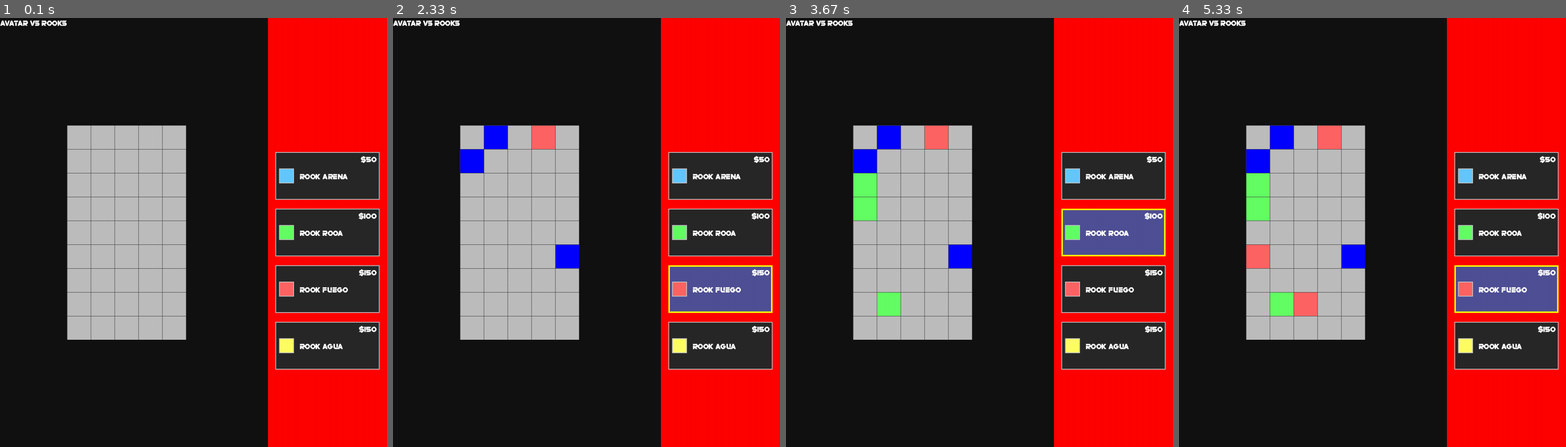
Above: before the commit, frames 1-4 (left to right).
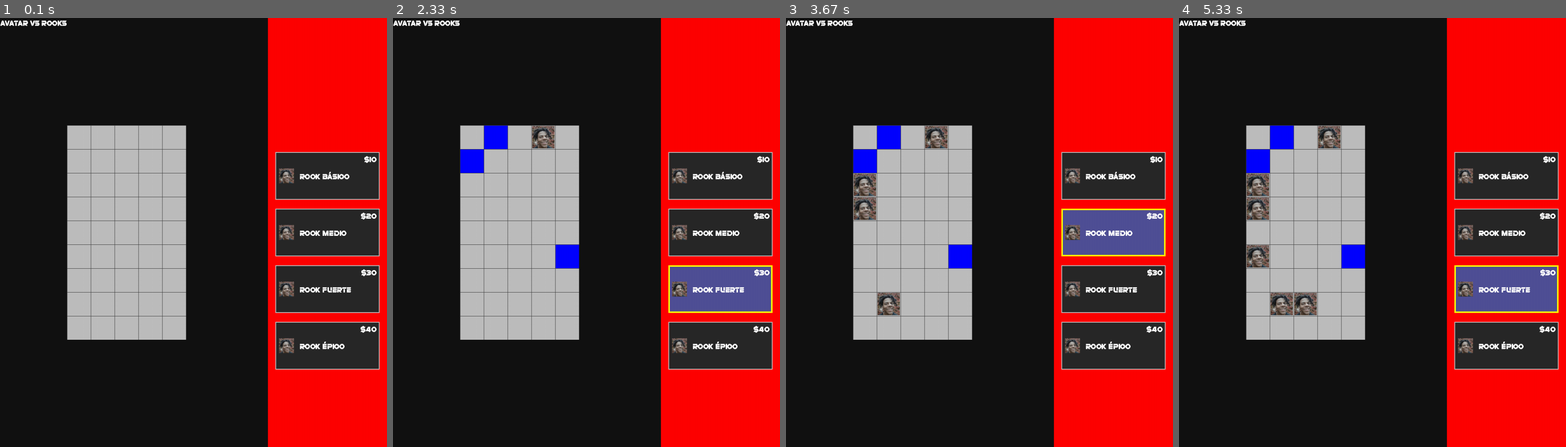
Above: after the commit, the same moments.

Repository: Otagoat14/AvatarVsRooksV2
Game: pygame game, started from Logica_juego.py
Two runs of this game, one before a commit and one after it. Both use one fixed random seed, a clock stepped at 60 frames per second and the inputs below.
Inputs (mouse positions are in pixels of both pictures, inside the frame that each line leads up to):
- Up to frame 1 (0.1 s): no input
- Up to frame 2 (2.33 s): click (571, 249) at 0.38 s; click (466, 168) at 0.72 s; click (729, 382) at 1.05 s; click (493, 146) at 1.38 s; click (687, 301) at 1.72 s; click (532, 142) at 2.08 s
- Up to frame 3 (3.67 s): click (1099, 223) at 2.55 s; click (855, 176) at 2.88 s; click (886, 309) at 3.22 s; click (867, 206) at 3.55 s
- Up to frame 4 (5.33 s): click (1476, 279) at 3.88 s; click (1252, 258) at 4.22 s; click (1507, 228) at 4.55 s; click (1484, 266) at 4.88 s; click (1295, 296) at 5.22 s

The runs differ from the first frame. In frame 1, 0.9% of the frame differs, in the area x 72-96%, y 32-79%; in frame 2, 1.2%; in frame 3, 2.2%; in frame 4, 2.9%, in the area x 17-96%, y 25-79%.

Commit message:
[ADD] colocar rooks con imagenes funcional

Diff:
--- a/Logica_juego.py
+++ b/Logica_juego.py
@@ -19,7 +19,7 @@
 VACIO = 0
 OCUPADA = 1
 
-#ROOKS PARA PRUEBAS
+# NUEVOS TIPOS DE ROOKS
 ROOK_TIPO_1 = 2
 ROOK_TIPO_2 = 3
 ROOK_TIPO_3 = 4
@@ -48,17 +48,56 @@
 ALTO_MAPA_CENTRADO = (pantalla.get_height() - ALTO) // 2
 
 titulo_juego = fuente_texto.render("Avatar vs rooks", False, "White")
-
-
 item_seleccionado = None
 
-# Esto ya lo cambiaremos con la logica de los rooks
+# Aquí cargamos las imágenes y las escalamos al tamaño de la celda
+def cargar_imagen_rook(ruta, tamaño):
+    try:
+        imagen = pygame.image.load(ruta)
+        # convert_alpha() optimiza la imagen y mantiene la transparencia
+        imagen = imagen.convert_alpha()
+        # Escalar al tamaño deseado
+        imagen = pygame.transform.scale(imagen, (tamaño, tamaño))
+        return imagen
+    except:
+        return None
+
+#Esto se cambiaria con la logica de los avatars
 rooks_info = [
-    {"precio": 50, "color": (100, 200, 255), "tipo": ROOK_TIPO_1, "nombre": "Rook Arena"},
-    {"precio": 100, "color": (100, 255, 100), "tipo": ROOK_TIPO_2, "nombre": "Rook Roca"},
-    {"precio": 150, "color": (255, 100, 100), "tipo": ROOK_TIPO_3, "nombre": "Rook Fuego"},
-    {"precio": 150, "color": (255, 255, 100), "tipo": ROOK_TIPO_4, "nombre": "Rook Agua"}
+    {
+        "precio": 10,
+        "color": (100, 200, 255),
+        "tipo": ROOK_TIPO_1,
+        "nombre": "Rook Básico",
+        "ruta_imagen": "Imagenes/rook1.jpg"
+    },
+    {
+        "precio": 20,
+        "color": (100, 255, 100),
+        "tipo": ROOK_TIPO_2,
+        "nombre": "Rook Medio",
+        "ruta_imagen": "Imagenes/rook2.jpg"
+    },
+    {
+        "precio": 30,
+        "color": (255, 100, 100),
+        "tipo": ROOK_TIPO_3,
+        "nombre": "Rook Fuerte",
+        "ruta_imagen": "Imagenes/rook3.jpg"
+    },
+    {
+        "precio": 40,
+        "color": (255, 255, 100),
+        "tipo": ROOK_TIPO_4,
+        "nombre": "Rook Épico",
+        "ruta_imagen": "Imagenes/rook4.jpg"
+    }
 ]
+
+
+for rook in rooks_info:
+    rook["imagen"] = cargar_imagen_rook(rook["ruta_imagen"], TAMAÑO_CELDA - 4)
+    rook["imagen_preview"] = cargar_imagen_rook(rook["ruta_imagen"], 40)
 
 #-------FUNCIONES PARA LA LOGICA---------
 def dibujar_matriz(pantalla):
@@ -67,21 +106,35 @@
             posicion_x = c * TAMAÑO_CELDA
             posicion_y = f * TAMAÑO_CELDA
 
-
             valor_celda = matriz[f][c]
 
+            # Primero dibujamos el fondo de la celda
             if valor_celda == VACIO:
                 color = CELDA_VACIA
             elif valor_celda == OCUPADA:
                 color = CELDA_OCUPADA
             else:
-
+                # Para las celdas con rooks, usamos un color neutro de fondo
+                color = CELDA_VACIA
+
+            pygame.draw.rect(pantalla, color, (posicion_x, posicion_y, TAMAÑO_CELDA, TAMAÑO_CELDA))
+
+            if valor_celda != VACIO and valor_celda != OCUPADA:
+                # buscar qué rook es
                 for rook in rooks_info:
                     if rook["tipo"] == valor_celda:
-                        color = rook["color"]
+                        # si tiene imagen la dibuja
+                        if rook["imagen"] is not None:
+                            # centrar la imagen en la celda
+                            img_x = posicion_x + 2
+                            img_y = posicion_y + 2
+                            pantalla.blit(rook["imagen"], (img_x, img_y))
+                        else:
+                            # si no se cargó la imagen dibujar el color de respaldo
+                            pygame.draw.rect(pantalla, rook["color"],
+                                           (posicion_x + 5, posicion_y + 5,
+                                            TAMAÑO_CELDA - 10, TAMAÑO_CELDA - 10))
                         break
-
-            pygame.draw.rect(pantalla, color, (posicion_x, posicion_y, TAMAÑO_CELDA, TAMAÑO_CELDA))
 
     #Lineas verticales
     for c in range(COLUMNAS + 1):
@@ -107,8 +160,6 @@
         y = inicio_y + i * (alto_cuadro_item + espaciado)
         rect = pygame.Rect(espacio_x, y, ancho_cuadro_item, alto_cuadro_item)
 
-
-        # Si este item está seleccionado se dibuja con un color diferente, esto es mas que visual que otra cosa
         if item_seleccionado == i:
             pygame.draw.rect(campo_tienda, (80, 80, 150), rect)
             pygame.draw.rect(campo_tienda, (255, 255, 0), rect, 4)
@@ -116,32 +167,34 @@
             pygame.draw.rect(campo_tienda, (40, 40, 40), rect)
             pygame.draw.rect(campo_tienda, (200, 200, 200), rect, 2)
 
-        #Hacer el cuadrito con el color del rook, en este caso es de prueba
         tamaño_preview = 40
         preview_x = espacio_x + 10
         preview_y = y + (alto_cuadro_item // 2) - (tamaño_preview // 2)
-        pygame.draw.rect(campo_tienda, rooks_info[i]["color"],
-                        (preview_x, preview_y, tamaño_preview, tamaño_preview))
-        pygame.draw.rect(campo_tienda, (200, 200, 200),
-                        (preview_x, preview_y, tamaño_preview, tamaño_preview), 2)
-
-        # Precio en la esquina superior de la derecha
+
+        # Si hay imagen preview, dibujarla
+        if rooks_info[i]["imagen_preview"] is not None:
+            campo_tienda.blit(rooks_info[i]["imagen_preview"], (preview_x, preview_y))
+        else:
+            # Si no hay imagen, dibujar el cuadrito de color como antes
+            pygame.draw.rect(campo_tienda, rooks_info[i]["color"],
+                            (preview_x, preview_y, tamaño_preview, tamaño_preview))
+            pygame.draw.rect(campo_tienda, (200, 200, 200),
+                            (preview_x, preview_y, tamaño_preview, tamaño_preview), 2)
+
+
         texto_precio = fuente_texto.render(f"${rooks_info[i]['precio']}", False, "White")
         px = rect.right - texto_precio.get_width() - 8
         py = rect.top + 6
         campo_tienda.blit(texto_precio, (px, py))
 
-        #Nombre del rook
         texto_nombre = fuente_texto.render(rooks_info[i]['nombre'], False, "White")
         nombre_x = preview_x + tamaño_preview + 15
         nombre_y = y + (alto_cuadro_item // 2) - (texto_nombre.get_height() // 2)
         campo_tienda.blit(texto_nombre, (nombre_x, nombre_y))
 
 
-#Esto fue lo que me quebro la cabeza, lo de detectar el click en la tienda
 def obtener_item_clickeado(mouse_x, mouse_y):
-
-    # primero convertimos las coordenadas del mouse a coordenadas locales de campo_tienda
+    # Primero convertimos las coordenadas del mouse a coordenadas locales de campo_tienda
     # campo_tienda está dibujado en la posición: (((ANCHO * 2) + 400) - ANCHO, 0)
     posicion_tienda_x = ((ANCHO * 2) + 400) - ANCHO
     posicion_tienda_y = 0
@@ -154,7 +207,7 @@
     if local_x < 0 or local_x > ANCHO or local_y < 0 or local_y > ALTO * 2:
         return None
 
-    # Ahora como sabemos que si esta dentro verificamos en cual de los 4 clickeamos
+    # Ahora verificamos en cuál de los 4 items clickeamos
     espacio_x = 20
     inicio_y = 360
     ancho_cuadro_item = ANCHO - (espacio_x * 2)
@@ -165,16 +218,14 @@
         y = inicio_y + i * (alto_cuadro_item + espaciado)
 
         # Verificamos si el click está dentro de este item
-
         if (espacio_x <= local_x <= espacio_x + ancho_cuadro_item and
             y <= local_y <= y + alto_cuadro_item):
-            return i  # con esto sabemos el item que se clickeo
-
-    return None  #Y esto es por si no se clickeo ninguno
+            return i
+
+    return None
 
 
 def juego():
-    #Con esto ya sabemos que item fue seleccionado
     global item_seleccionado
 
     while True:
@@ -186,32 +237,34 @@
             elif event.type == pygame.MOUSEBUTTONDOWN:
                 mouse_x, mouse_y = pygame.mouse.get_pos()
 
-                # verificar que se clickee en la tienda
+                #Click en la tienda
                 item_clickeado = obtener_item_clickeado(mouse_x, mouse_y)
                 if item_clickeado is not None:
+
                     item_seleccionado = item_clickeado
-
-                #verificar si se clickea en la matriz
+                    print(f"Item seleccionado: {rooks_info[item_clickeado]['nombre']}")
+
+                #click en la matriz
                 local_x_campo_matriz = mouse_x - 180
                 local_y_campo_matriz = mouse_y - ALTO_MAPA_CENTRADO
 
-                # click dentro del rectángulo para la matriz
+                # Click dentro del rectángulo para la matriz
                 if 0 <= local_x_campo_matriz < ANCHO and 0 <= local_y_campo_matriz < ALTO:
                     fila = local_y_campo_matriz // TAMAÑO_CELDA
                     columna = local_x_campo_matriz // TAMAÑO_CELDA
 
 
                     if event.button == 1:
-
+                    #Colocar rook
                         if item_seleccionado is not None:
                             matriz[fila][columna] = rooks_info[item_seleccionado]["tipo"]
                         else:
                             matriz[fila][columna] = OCUPADA
 
+                    #para borrar cojn click derecho
                     elif event.button == 3:
                         matriz[fila][columna] = VACIO
 
-
         pantalla.fill((18, 18, 18))
 
         dibujar_matriz(campo_matriz)
Binary file added: Imagenes/rook1.jpg
Binary file added: Imagenes/rook2.jpg
Binary file added: Imagenes/rook3.jpg
Binary file added: Imagenes/rook4.jpg
